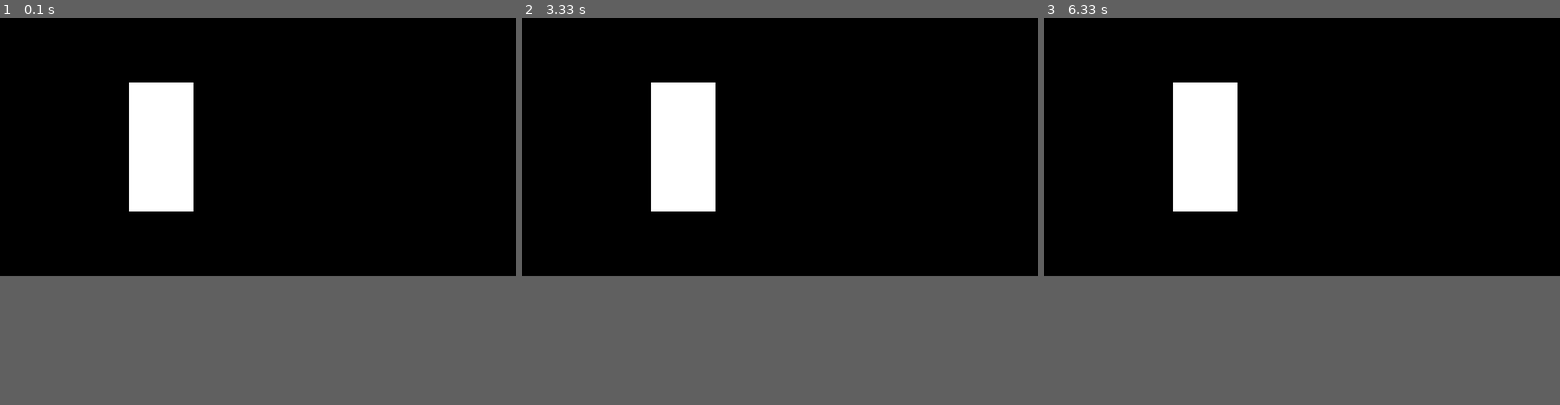
Above: before the commit, frames 1-3 (left to right).
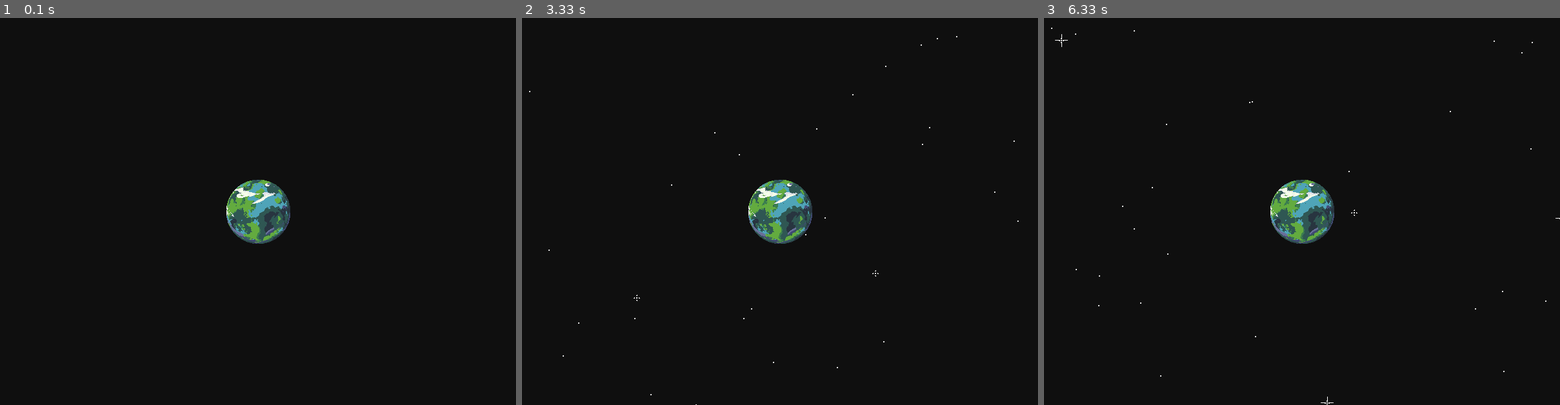
Above: after the commit, the same moments.

Repository: FrenkenFlores/YandexPyGameProject
Game: pygame game, started from main.py
The game is run twice, just before and just after one commit, with the same random seed, the same clock (stepped at 60 frames per second) and the same inputs.
Inputs:
- Up to frame 1 (0.1 s): no input
- Up to frame 2 (3.33 s): no input
- Up to frame 3 (6.33 s): no input
In our replay, the window is 800x400 before the commit and 800x600 after it. These sizes can differ from the game's own. Grey fills any space a smaller window leaves; there, only what the larger window draws over its background counts as a difference.

The runs differ from the first frame. In frame 1, 5.8% of the frame differs, in the area x 25-57%, y 16-59%; in frame 2, 5.8%; in frame 3, 5.8%, in the area x 1-100%, y 2-100%.

Commit message:
update #3: set background surface
Signed-off-by: FrenkenFlores <saifualdin.evloev@gmail.com>

Diff:
--- a/main.py
+++ b/main.py
@@ -1,16 +1,28 @@
 import sys
-
 import pygame
+import random
+import time
 
 FPS = 60
+WIDTH = 800
+HEIGHT = 600
 
 
 def main():
+    random.seed = 1
     clock = pygame.time.Clock()
-    w, h = 100, 200
+    tmp_time = time.time()
     # Create a regular surface.
-    test_surface = pygame.Surface((w, h))
-    test_surface.fill(color=(255, 255, 255))
+    space_surface = pygame.Surface((WIDTH, HEIGHT))
+    space_surface.fill(color=(15, 15, 15))
+    screen.blit(space_surface, (0, 0))
+    earth_surface = pygame.image.load("graphics/earth.png")
+    stars_surface = [pygame.image.load("graphics/star_0.png")] * 10 + [
+        pygame.image.load("graphics/star_1.png"),
+        pygame.image.load("graphics/star_2.png")
+    ]
+    stars_number = 30
+    stars_density = 1
     while True:
         # Add exit code.
         for event in pygame.event.get():
@@ -18,19 +30,32 @@
                 pygame.quit()
                 sys.exit(0)
         # Draw objects.
+        if time.time() - tmp_time > 3:
+            # Save time.
+            tmp_time = time.time()
+            screen.blit(space_surface, (0, 0))
+            for n in range(stars_number):
+                screen.blit(
+                    random.choice(stars_surface),
+                    (
+                            random.randrange(0, WIDTH, stars_density),
+                            random.randrange(0, HEIGHT, stars_density)
+                    )
+                )
         # BLIT - Block Image Transfer - put one surface on another surface.
-        screen.blit(test_surface, (200, 100))
+        screen.blit(earth_surface, (
+            (WIDTH - earth_surface.get_width()) / 2, (HEIGHT - earth_surface.get_height()) / 2)
+        )
         # Update the main screen.
         pygame.display.update()
         # Should not run faster than FPS frames peer second.
         clock.tick(FPS)
 
 
+
 if __name__ == "__main__":
     pygame.init()
-    width = 800
-    height = 400
     # Set the display surface.
-    screen = pygame.display.set_mode((width, height))
-    pygame.display.set_caption('Game')
+    screen = pygame.display.set_mode((WIDTH, HEIGHT))
+    pygame.display.set_caption('E-Defender')
     main()
Not shown, changed: README.md
Binary file added: graphics/earth.png
Binary file added: graphics/star_0.png
Binary file added: graphics/star_1.png
Binary file added: graphics/star_2.png
